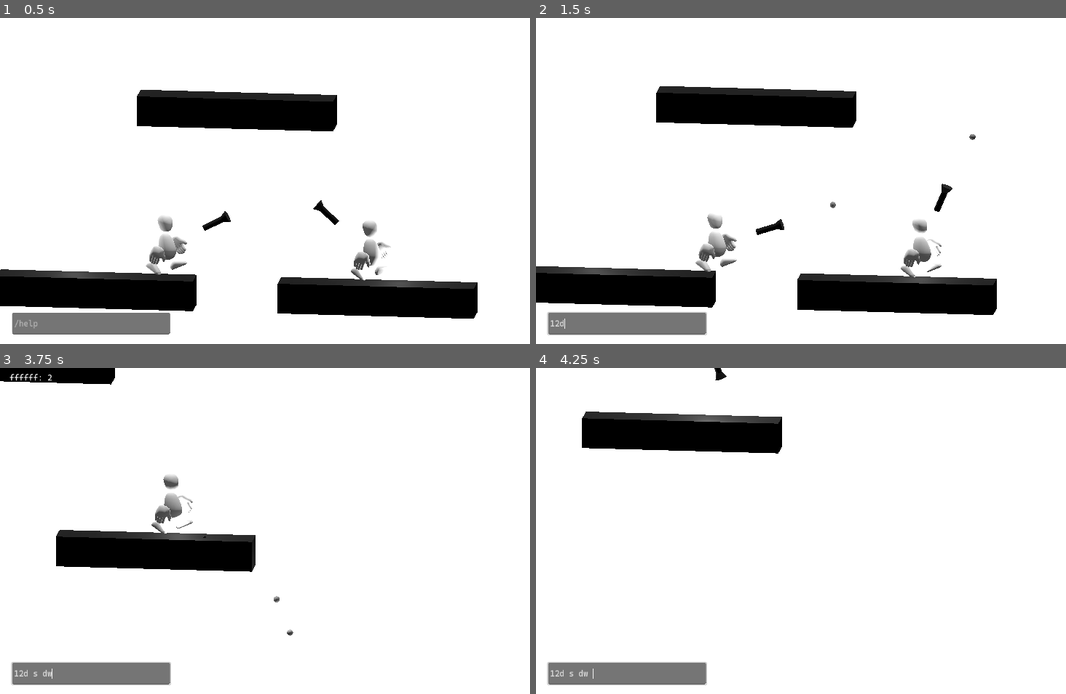
Above: before the commit, frames 1-4 (two rows, left to right).
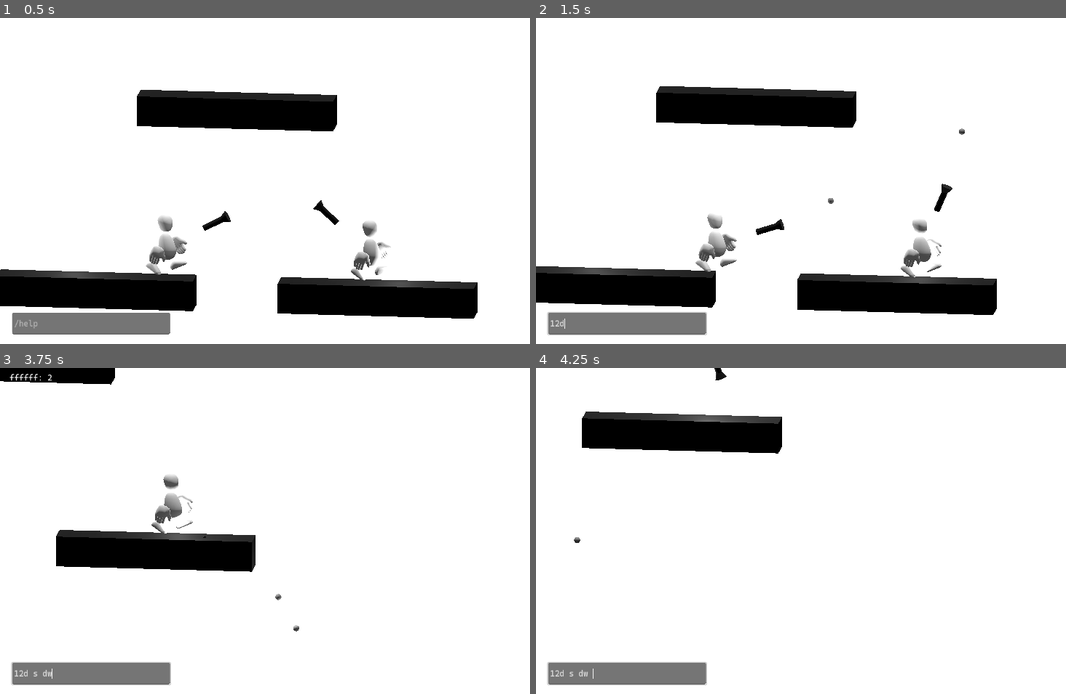
Above: after the commit, the same moments.

Repository: theowiik/project-epic-footsies-2
Game: Godot game, scene res://scenes/main.tscn
Same seed, same stepped clock (60 frames per second), same inputs: the game is played once before the commit and once after it. The engine's default icon, where the game draws it, is replaced by a stand-in: a white triangle on a blue panel in a dark square.
Inputs (mouse positions are in pixels of both pictures, inside the frame that each line leads up to):
- Up to frame 1 (0.5 s): no input
- Up to frame 2 (1.5 s): click (626, 324) at 0.52 s; type "12" at 0.6 s; move the mouse to (954, 164) at 1.27 s; hold D from 1.28 s (still down); click (954, 164) at 1.42 s
- Up to frame 3 (3.75 s): tap Space at 1.52, 2.27 s; move the mouse to (174, 547) at 2.02 s; release D at 2.03 s; hold S 2.03-2.78 s; move the mouse to (349, 459) at 2.77 s; hold D 2.78-3.53 s; move the mouse to (259, 596) at 3.52 s; hold W from 3.53 s (still down); click (259, 596) at 3.67 s
- Up to frame 4 (4.25 s): keep holding W; tap Space at 3.77 s

Frame 1 is identical in both runs. In frame 2, less than 0.1% of the frame differs, in the area x 55-83%, y 33-59%; in frame 3, less than 0.1%; in frame 4, less than 0.1%.

Commit message:
Rename to interface

Diff:
--- a/game/scripts/movement/physics_mover.gd
+++ b/game/scripts/movement/base_mover.gd
@@ -1,5 +1,5 @@
-class_name PhysicsMover
-extends Mover
+class_name BaseMover
+extends MoverInterface
 
 const JUMP_VELOCITY = 10.0
 const GRAVITY = 20.0
--- a/game/scripts/movement/decorators/double_jump_decorator.gd
+++ b/game/scripts/movement/decorators/double_jump_decorator.gd
@@ -4,7 +4,7 @@
 var max_jumps: int = 2
 
 
-func _init(mover: Mover, max_jump_count: int = 2):
+func _init(mover: MoverInterface, max_jump_count: int = 2):
 	super(mover)
 	max_jumps = max_jump_count
 
--- a/game/scripts/movement/decorators/phast_decorator.gd
+++ b/game/scripts/movement/decorators/phast_decorator.gd
@@ -4,7 +4,7 @@
 var speed_multiplier: float = 1.6
 
 
-func _init(mover: Mover, multiplier: float = 1.6):
+func _init(mover: MoverInterface, multiplier: float = 1.6):
 	super(mover)
 	speed_multiplier = multiplier
 
--- a/game/scripts/movement/movement_decorator.gd
+++ b/game/scripts/movement/movement_decorator.gd
@@ -1,10 +1,10 @@
 class_name MoverDecorator
-extends Mover
+extends MoverInterface
 
-var wrapped_mover: Mover
+var wrapped_mover: MoverInterface
 
 
-func _init(mover: Mover):
+func _init(mover: MoverInterface):
 	wrapped_mover = mover
 
 
--- a/game/scripts/movement/mover.gd
+++ b/game/scripts/movement/mover_interface.gd
@@ -1,7 +1,7 @@
-class_name Mover
+class_name MoverInterface
 extends RefCounted
 
 
 func process_movement(_input_vector: Vector2, _delta: float, _context: MovementContext) -> Vector3:
-	push_error("Mover.process_movement() not implemented")
+	push_error("MoverInterface.process_movement() not implemented")
 	return Vector3.ZERO
--- a/game/scripts/player.gd
+++ b/game/scripts/player.gd
@@ -1,3 +1,4 @@
+class_name Player
 extends CharacterBody3D
 
 const TEAM_COLOR: Color = Color(1, 0.4, 0.2, 1)
@@ -8,15 +9,15 @@
 var input: InputInterface
 
 # Movement
-var mover: Mover
-var base_mover: Mover
+var mover: MoverInterface
+var base_mover: MoverInterface
 var mover_decorator_names: Array[String] = []
 var jump_count: int = 0
-var external_velocity: Vector3 = Vector3.ZERO  # For knockback, recoil, etc.
+var external_velocity: Vector3 = Vector3.ZERO
 
 # Shooting
-var shooter: Shooter
-var base_shooter: Shooter
+var shooter: ShooterInterface
+var base_shooter: ShooterInterface
 var shooter_decorator_names: Array[String] = []
 var shoot_cooldown: float = 0.0
 
@@ -25,15 +26,13 @@
 
 
 func _ready():
-	add_to_group(Constants.PLAYERS_GROUP)
-
 	# input = GamepadInput.new(device_id)
 	input = KeyboardMouseInput.new(self)
 
-	base_mover = PhysicsMover.new(5.0)
+	base_mover = BaseMover.new(5.0)
 	mover = base_mover
 
-	base_shooter = BulletShooter.new()
+	base_shooter = BaseShooter.new()
 	shooter = base_shooter
 
 
--- a/game/scripts/powerup_registry.gd
+++ b/game/scripts/powerup_registry.gd
@@ -29,13 +29,15 @@
 	return shooting_powerups.has(name)
 
 
-func create_movement_decorator(name: String, base: Mover) -> Mover:
+func create_movement_decorator(name: String, base: MoverInterface) -> MoverInterface:
 	if not movement_powerups.has(name):
 		return null
 	return movement_powerups[name].new(base)
 
 
-func create_shooting_decorator(name: String, base: Shooter, player: CharacterBody3D = null) -> Shooter:
+func create_shooting_decorator(
+	name: String, base: ShooterInterface, player: CharacterBody3D = null
+) -> ShooterInterface:
 	if not shooting_powerups.has(name):
 		return null
 
--- a/game/scripts/shooting/bullet_shooter.gd
+++ b/game/scripts/shooting/base_shooter.gd
@@ -1,5 +1,5 @@
-class_name BulletShooter
-extends Shooter
+class_name BaseShooter
+extends ShooterInterface
 
 var bullet_scene: PackedScene = load("res://objects/bullet.tscn")
 var bullet_speed: float = 30.0
--- a/game/scripts/shooting/decorators/fast_bullets_decorator.gd
+++ b/game/scripts/shooting/decorators/fast_bullets_decorator.gd
@@ -4,7 +4,7 @@
 var speed_multiplier: float = 2.0
 
 
-func _init(shooter: Shooter, multiplier: float = 2.0):
+func _init(shooter: ShooterInterface, multiplier: float = 2.0):
 	super(shooter)
 	speed_multiplier = multiplier
 
--- a/game/scripts/shooting/decorators/rapid_fire_decorator.gd
+++ b/game/scripts/shooting/decorators/rapid_fire_decorator.gd
@@ -4,7 +4,7 @@
 var delay_multiplier: float = 0.5
 
 
-func _init(shooter: Shooter, multiplier: float = 0.5):
+func _init(shooter: ShooterInterface, multiplier: float = 0.5):
 	super(shooter)
 	delay_multiplier = multiplier
 
--- a/game/scripts/shooting/decorators/recoil_decorator.gd
+++ b/game/scripts/shooting/decorators/recoil_decorator.gd
@@ -5,7 +5,7 @@
 var knockback_strength: float = 3.0
 
 
-func _init(shooter: Shooter, player_ref: CharacterBody3D):
+func _init(shooter: ShooterInterface, player_ref: CharacterBody3D):
 	super(shooter)
 	player = player_ref
 
--- a/game/scripts/shooting/decorators/triple_shot_decorator.gd
+++ b/game/scripts/shooting/decorators/triple_shot_decorator.gd
@@ -2,7 +2,7 @@
 extends ShooterDecorator
 
 
-func _init(shooter: Shooter):
+func _init(shooter: ShooterInterface):
 	super(shooter)
 
 
--- a/game/scripts/shooting/shooter.gd
+++ /dev/null
@@ -1,11 +0,0 @@
-class_name Shooter
-extends RefCounted
-
-
-func shoot(_context: ShootingContext) -> void:
-	push_error("Shooter.shoot() not implemented")
-
-
-func get_shoot_delay() -> float:
-	push_error("Shooter.get_shoot_delay() not implemented")
-	return 0.0
--- /dev/null
+++ b/game/scripts/shooting/shooter_interface.gd
@@ -0,0 +1,11 @@
+class_name ShooterInterface
+extends RefCounted
+
+
+func shoot(_context: ShootingContext) -> void:
+	push_error("ShooterInterface.shoot() not implemented")
+
+
+func get_shoot_delay() -> float:
+	push_error("ShooterInterface.get_shoot_delay() not implemented")
+	return 0.0
--- a/game/scripts/shooting/shooting_context.gd
+++ b/game/scripts/shooting/shooting_context.gd
@@ -1,6 +1,8 @@
 class_name ShootingContext
 extends RefCounted
 
+## Spread angle in degrees
+var spread: float = 15.0
 var from_position: Vector3
 var direction: Vector3
 var team_color: Color
@@ -9,7 +11,6 @@
 var bullet_scene: PackedScene = null
 var speed_multiplier: float = 1.0
 var delay_multiplier: float = 1.0
-var spread: float = 15.0  # Spread angle in degrees
 var extra_shots: int = 0
 
 
--- a/game/scripts/shooting/shooting_decorator.gd
+++ b/game/scripts/shooting/shooting_decorator.gd
@@ -1,10 +1,10 @@
 class_name ShooterDecorator
-extends Shooter
+extends ShooterInterface
 
-var wrapped_shooter: Shooter
+var wrapped_shooter: ShooterInterface
 
 
-func _init(shooter: Shooter):
+func _init(shooter: ShooterInterface):
 	wrapped_shooter = shooter
 
 
Not shown, added: game/scripts/movement/base_mover.gd.uid
Not shown, removed: game/scripts/movement/mover.gd.uid
Not shown, added: game/scripts/movement/mover_interface.gd.uid
Not shown, removed: game/scripts/movement/physics_mover.gd.uid
Not shown, added: game/scripts/shooting/base_shooter.gd.uid
Not shown, removed: game/scripts/shooting/bullet_shooter.gd.uid
Not shown, removed: game/scripts/shooting/shooter.gd.uid
Not shown, added: game/scripts/shooting/shooter_interface.gd.uid
Not shown, changed: game/docs/decorator-architecture.md
Not shown, changed: game/docs/recoil-powerup-example.md
